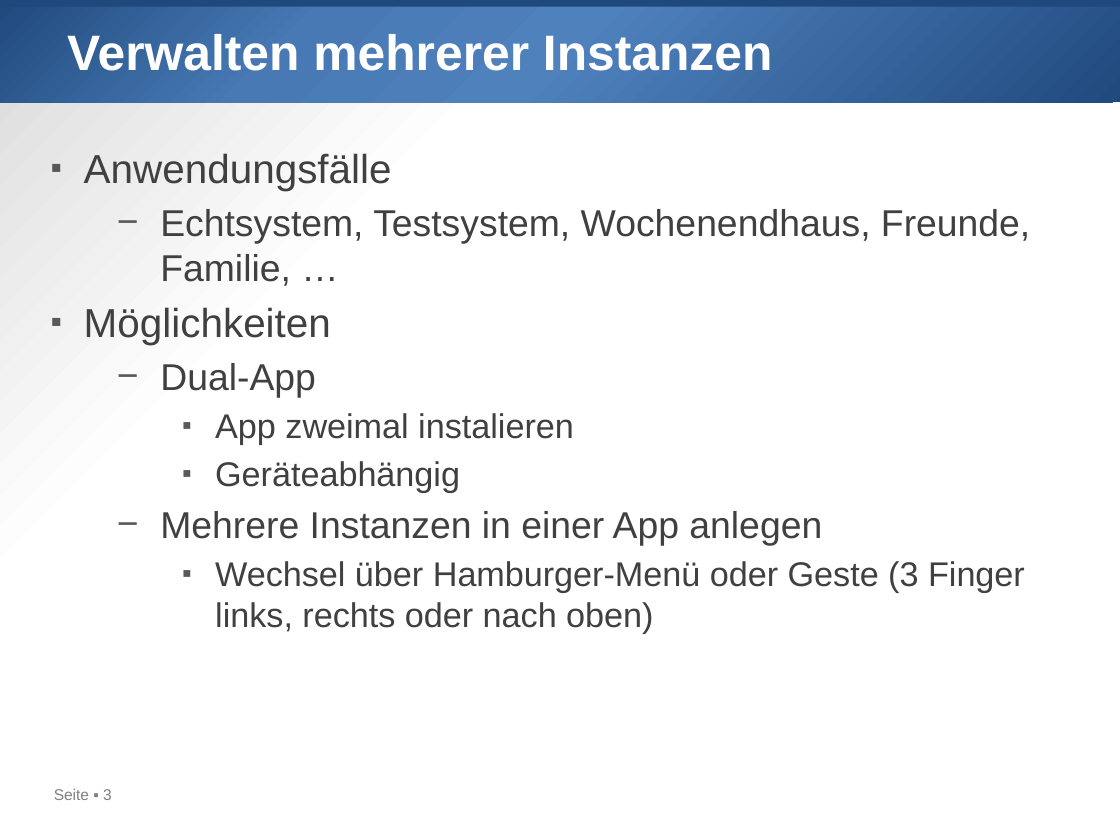
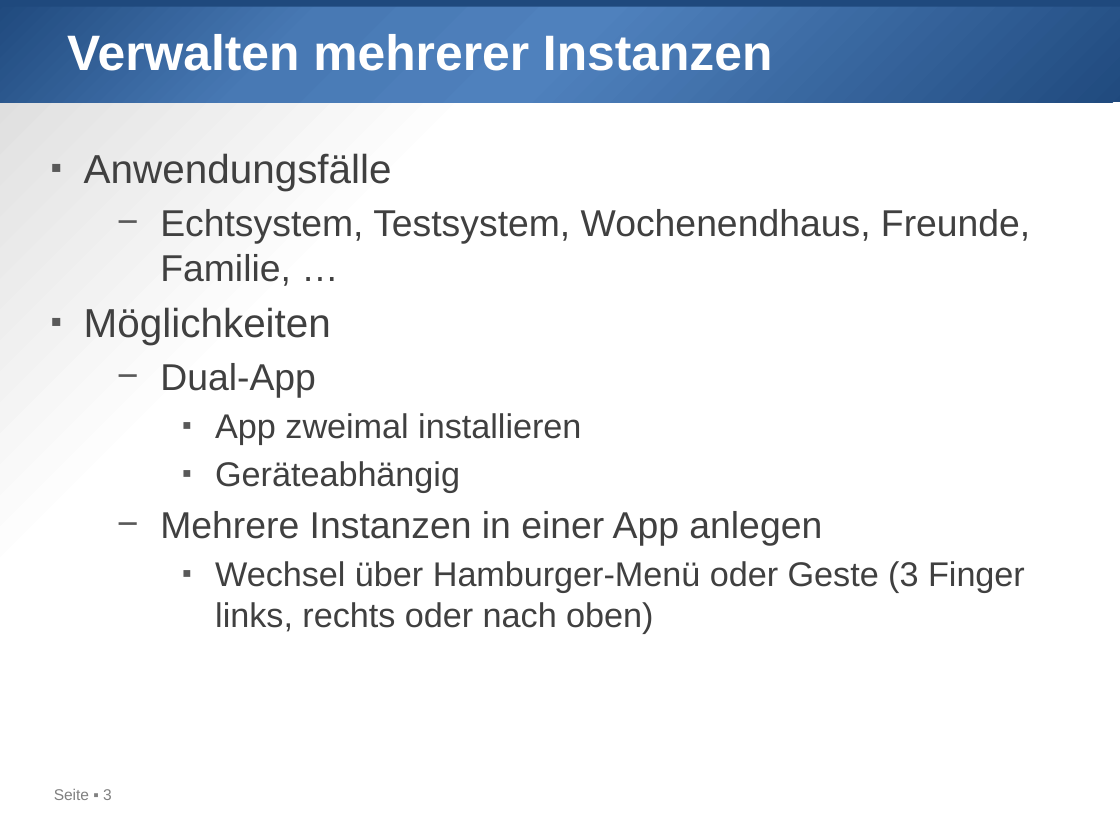
Before and after one commit to htl-leo/sperlhof, a slide deck: slide 3 of 2025-03-31/02_companion app.pptx. Drawn at 1120x840 pixels with LibreOffice and Linux fonts; fonts in the diff are those of the drawing. Boxes give left, top, right and bottom in pixels: in the first picture for what was removed or moved away, otherwise in the second. Text is boxed around its words. In the diff, an @@ line names an element or a change of style, - is before the commit and + after.

```diff
--- a/2025-03-31/02_companion app.pptx
+++ b/2025-03-31/02_companion app.pptx
@@ text at bbox=[215, 413, 581, 445]: text changed @@
-    ▪ App zweimal instalieren
+    ▪ App zweimal installieren
```
Also in this commit, not shown: 3 other slides changed, 3 slides added, 27 other files.
